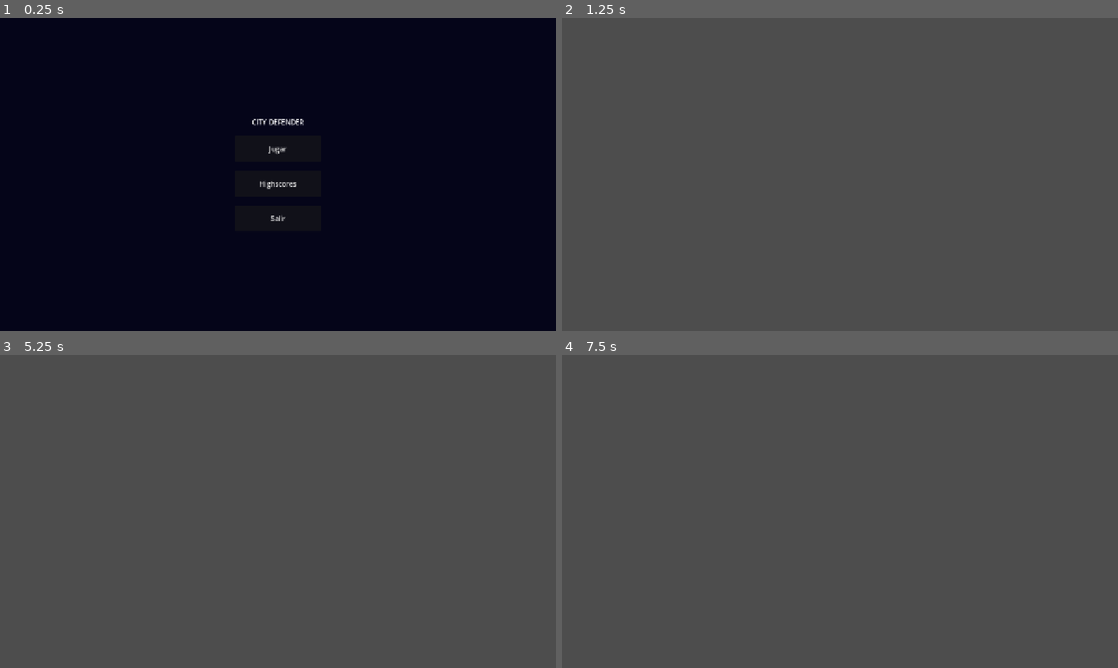
Above: before the commit, frames 1-4 (two rows, left to right).
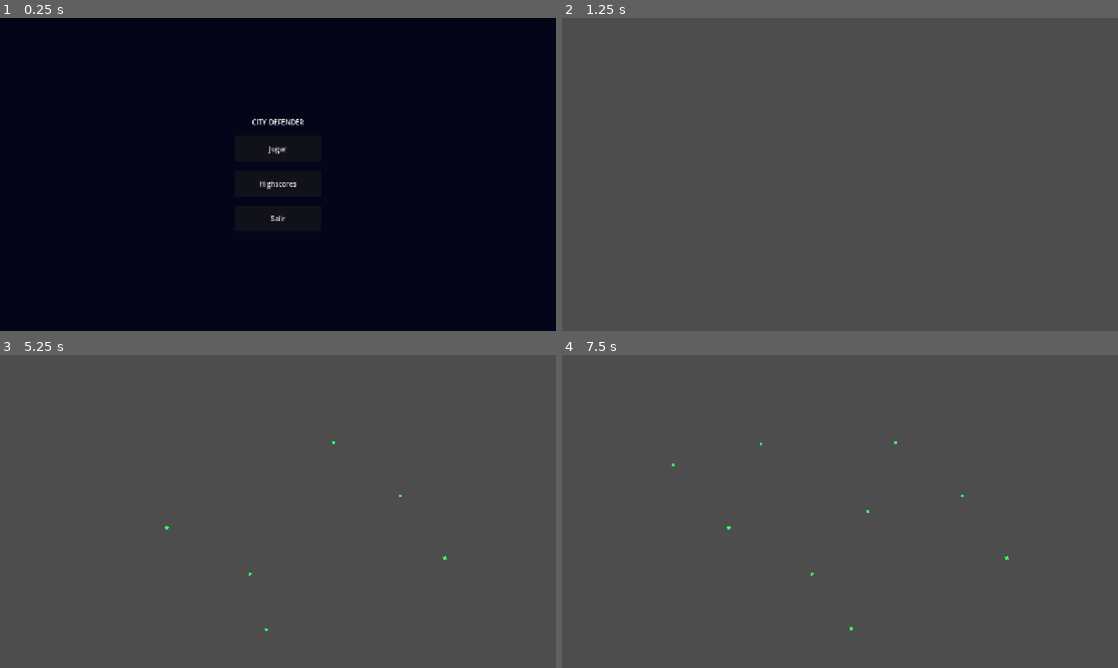
Above: after the commit, the same moments.

Repository: vpedrosa/programacion-dispositivos-moviles
Game: Godot game, scene res://scenes/screens/main_menu/main_menu.tscn
Same seed, same stepped clock (60 frames per second), same inputs: the game is played once before the commit and once after it.
Inputs (mouse positions are in pixels of both pictures, inside the frame that each line leads up to):
- Up to frame 1 (0.25 s): no input
- Up to frame 2 (1.25 s): click "Jugar" at 0.5 s
- Up to frame 3 (5.25 s): tap Enter at 1.25, 2.75, 5 s; move the mouse to (400, 495) at 1.27 s; click (400, 495) at 1.42 s; tap Space at 2, 4.25 s; move the mouse to (166, 527) at 2.02 s; click (166, 527) at 2.17 s; move the mouse to (333, 442) at 2.77 s; click (333, 442) at 2.92 s; move the mouse to (250, 574) at 3.52 s; click (250, 574) at 3.67 s; move the mouse to (444, 558) at 4.27 s; click (444, 558) at 4.42 s; move the mouse to (111, 464) at 5.02 s; click (111, 464) at 5.17 s
- Up to frame 4 (7.5 s): tap Space at 5.75 s; move the mouse to (867, 511) at 5.77 s; click (867, 511) at 5.92 s; move the mouse to (756, 433) at 6.52 s; click (756, 433) at 6.67 s; move the mouse to (962, 495) at 7.27 s; click (962, 495) at 7.42 s

Frames 1-2 are identical in both runs. In frame 3, less than 0.1% of the frame differs, in the area x 29-81%, y 27-89%; in frame 4, less than 0.1%, in the area x 19-81%, y 27-88%.
Error before the commit: Parse Error: Function "get_viewport_rect()" not found in base self. (res://scenes/screens/game/systems/missile_spawner.gd:31)
Error after the commit: Trying to assign value of type 'Area2D' to a variable of type 'explosion.gd'. (res://scenes/entities/missiles/interceptor_missile.gd:43)

Commit message:
fix #157: usa get_viewport().get_visible_rect() en Node sin get_viewport_rect()

Diff:
--- a/city-defender/game/city-defender/scenes/screens/game/systems/missile_spawner.gd
+++ b/city-defender/game/city-defender/scenes/screens/game/systems/missile_spawner.gd
@@ -28,7 +28,7 @@
 		return
 	var missile: EnemyMissile = scene.instantiate()
 	get_parent().add_child(missile)
-	var spawn_x := randf_range(50.0, get_viewport_rect().size.x - 50.0)
+	var spawn_x := randf_range(50.0, get_viewport().get_visible_rect().size.x - 50.0)
 	missile.speed = dm.missile_speed
 	missile.init(Vector2(spawn_x, -20.0), target)
 
